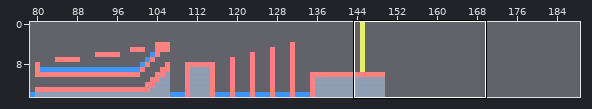
Tiled map -- Output/Assets/tiles/SnowMap.tmx. Above: a wide view before the commit, with the close-up outlined.
Close-up. The starting point:
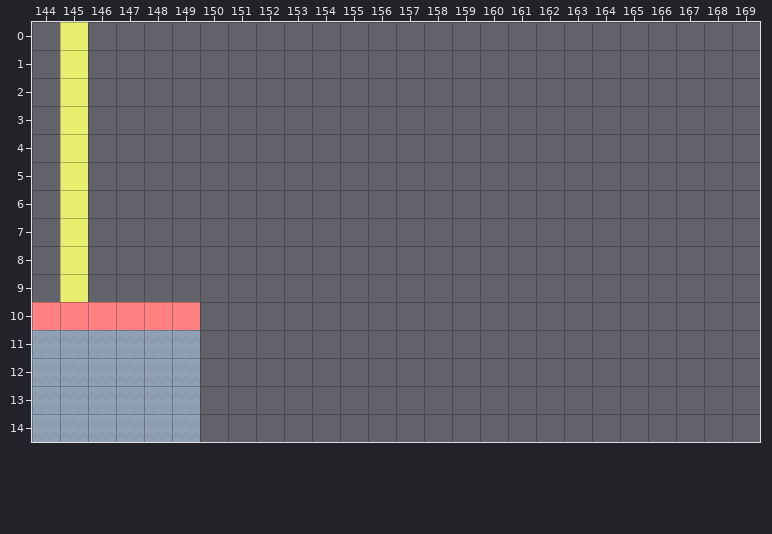
Cells are 70x70 px. Shown: x 144..169, y 0..14. The commit also changed other parts of the map, which this record leaves out. The old version is drawn lined up with the new one.
After:
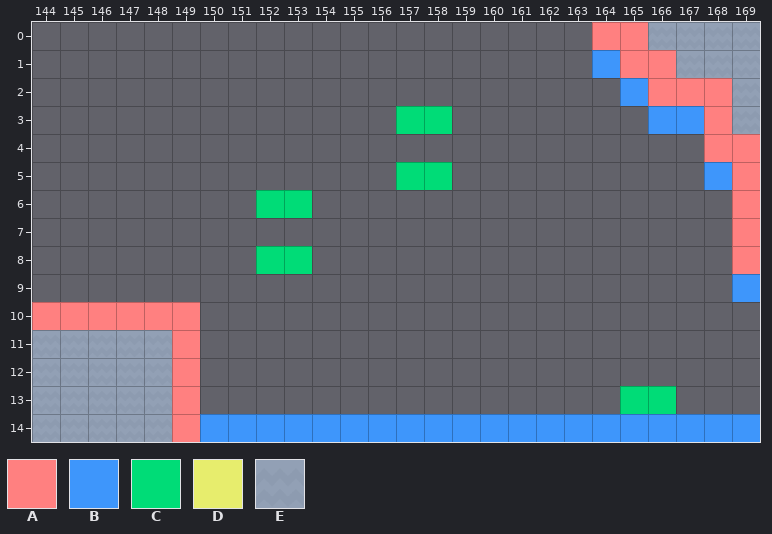
Key: from "Collisions": A 0, B 1, C 2, D 3; from "SnowSheet": E 15.
_ is an empty cell, # one hidden under a higher layer, . an unchanged one.
What changed:
map size 150x15 -> 260x15 cells
--- layer "Snow Map"
@@ x 166..169 @@
- 0 ____
- 1 .___
- 2 ..._
- 3 ..._
+ 0 EEEE
+ 1 .EEE
+ 2 ...E
+ 3 ...E
@@ x 149..149 @@
-11 E
-12 E
-13 E
+11 #
+12 #
+13 #
--- layer "Collisions"
@@ x 145..169 @@
- 0 D..................__....
- 1 D..................___...
- 2 D...................____.
- 3 D...........__.......___.
- 4 D......................__
- 5 D...........__.........__
- 6 D......__..............._
- 7 D......................._
- 8 D......__..............._
- 9 D......................._
+ 0 _..................AA....
+ 1 _..................BAA...
+ 2 _...................BAAA.
+ 3 _...........CC.......BBA.
+ 4 _......................AA
+ 5 _...........CC.........BA
+ 6 _......CC...............A
+ 7 _.......................A
+ 8 _......CC...............A
+ 9 _.......................B
@@ x 149..169 @@
-11 _....................
-12 _....................
-13 _...............__...
-14 _____________________
+11 A....................
+12 A....................
+13 A...............CC...
+14 ABBBBBBBBBBBBBBBBBBBB
Boxes around the changes in both close-ups, in picture pixels (x1, y1, x2, y2):
removed: (60, 22, 88, 302)
added: (592, 22, 760, 302)
added: (396, 106, 452, 134)
added: (396, 162, 452, 190)
added: (256, 190, 312, 218)
added: (256, 246, 312, 274)
changed: (172, 330, 760, 442)
